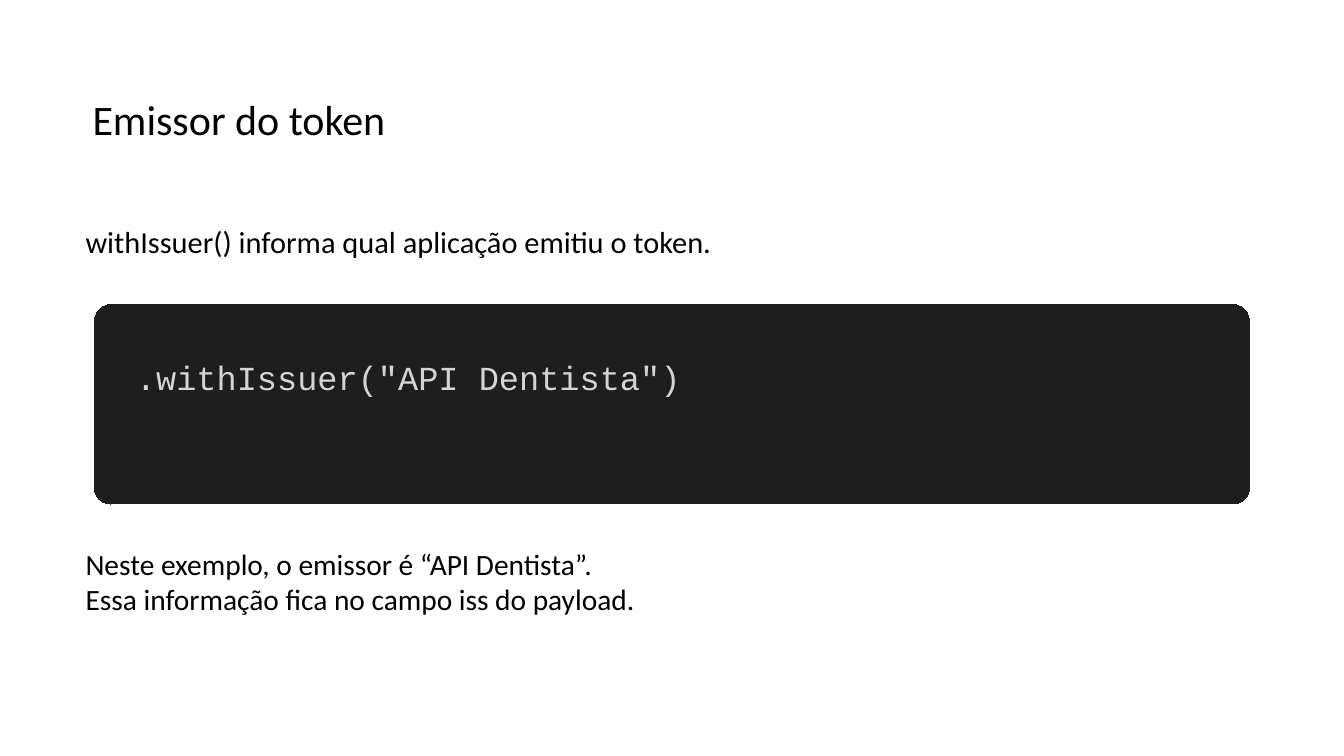
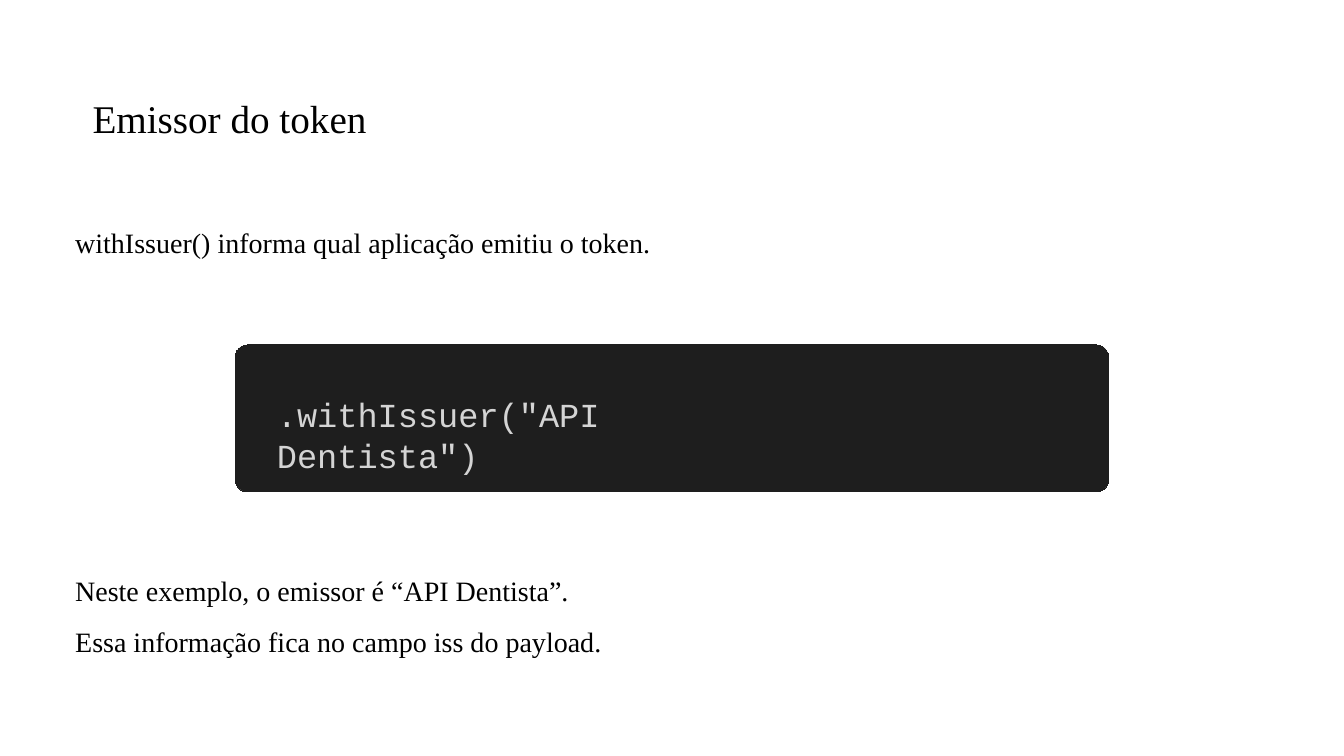
Before and after one commit to PedroMiho/UMC, a slide deck: slide 12 of engenharia-software/software-corporativo/boas-praticas/aula-07-JWT/spring-security.pptx (slide 11 before the commit). Drawn at 1344x756 pixels with LibreOffice and Linux fonts; fonts in the diff are those of the drawing; background and template pictures are left out. Boxes give left, top, right and bottom in pixels: in the first picture for what was removed or moved away, otherwise in the second. Text is boxed around its words. In the diff, an @@ line names an element or a change of style, - is before the commit and + after.

```diff
--- a/engenharia-software/software-corporativo/boas-praticas/aula-07-JWT/spring-security.pptx
+++ b/engenharia-software/software-corporativo/boas-praticas/aula-07-JWT/spring-security.pptx
@@ title "Emissor do token" at box(93, 105, 366, 134): size 30 to 28 pt, font Calibri to Times New Roman @@
@@ text "withIssuer() informa qual aplicação emitiu ...": place and size @@
-text "withIssuer() informa qual aplicação emitiu ..." at box(86, 231, 710, 258)
+text "withIssuer() informa qual aplicação emitiu ..." at box(75, 233, 650, 258)
@@ text "withIssuer() informa qual aplicação emitiu ..." at box(75, 233, 650, 258): size 21.8 to 20 pt, font Calibri to Times New Roman; alignment left to justified @@
@@ rounded rectangle: place and size @@
-rounded rectangle at box(95, 304, 1250, 504)
+rounded rectangle at box(236, 345, 1109, 492)
@@ text ".withIssuer("API Dentista")" rewrapped from box(136, 365, 681, 397) to box(277, 403, 600, 475) @@
@@ text "Neste exemplo, o emissor é ...": place and size @@
-text "Neste exemplo, o emissor é ..." at box(86, 554, 634, 615)
+text "Neste exemplo, o emissor é ..." at box(75, 581, 602, 657)
@@ text "Neste exemplo, o emissor é ..." at box(75, 581, 602, 657): size 21 to 20 pt, font Calibri to Times New Roman; alignment left to justified; line spacing 1 to 1.5 @@
```
Also in this commit, not shown: 9 other slides changed, 4 slides added, 2 other files.
